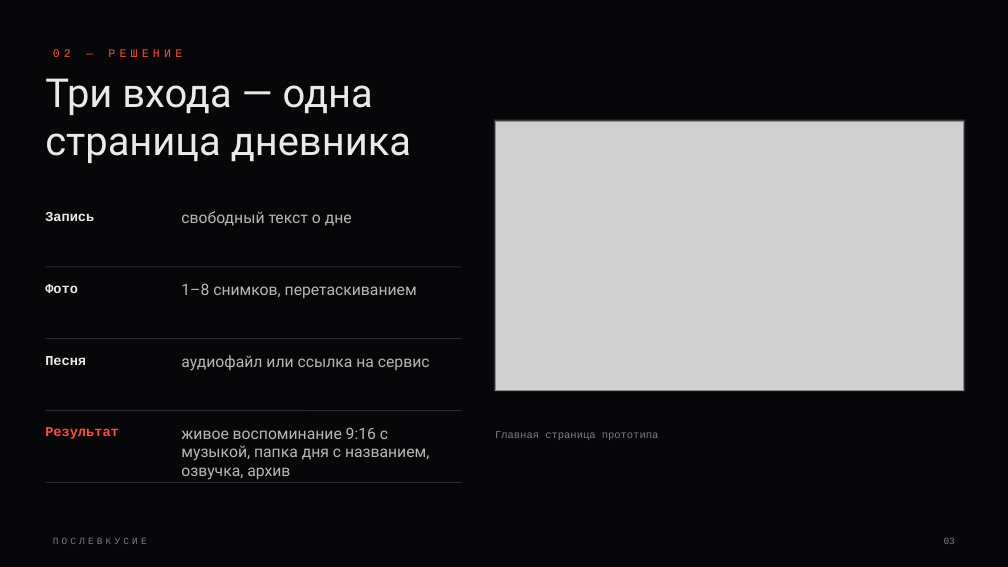
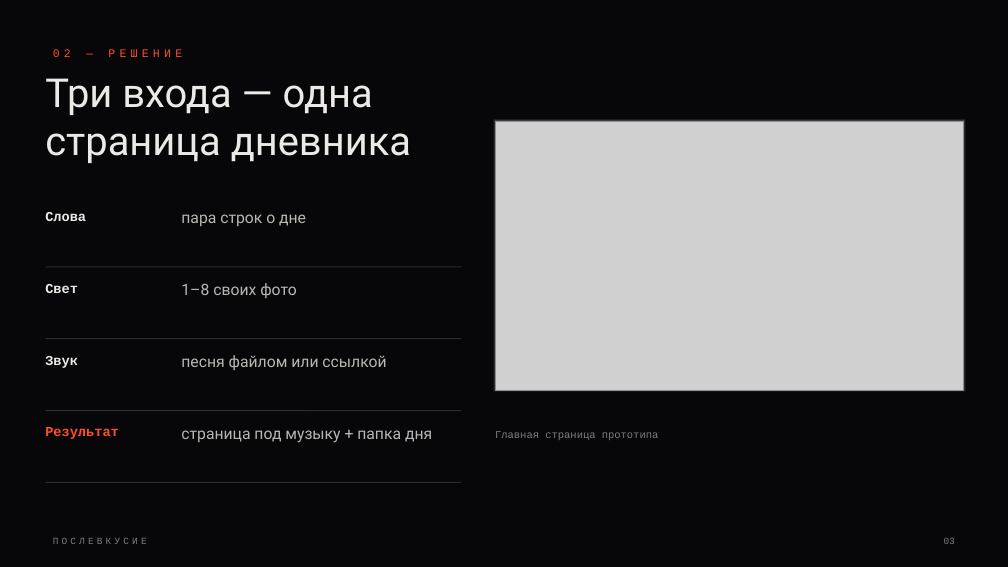
Before and after one commit to asylbeksofiev-pixel/poslevkusie, a slide deck: slide 3 of docs/presentation/Послевкусие — презентация.pptx. Drawn at 1008x567 pixels with LibreOffice and Linux fonts; fonts in the diff are those of the drawing; grey boxes stand for pictures. Boxes give left, top, right and bottom in pixels: in the first picture for what was removed or moved away, otherwise in the second. Text is boxed around its words. In the diff, an @@ line names an element or a change of style, - is before the commit and + after.

Commit message:
Надёжность и полировка: библиотеки без CDN, чёткий рендер и любые пропорции фото, звук в видео для ссылок, стабильная главная, запись дня в 3 шага, визуальная «Система», лёгкая страница дня, короче тексты

```diff
--- a/docs/presentation/Послевкусие — презентация.pptx
+++ b/docs/presentation/Послевкусие — презентация.pptx
@@ text at box(45, 212, 86, 221): text changed @@
-Запись
+Слова
@@ text at box(181, 214, 306, 226): text changed @@
-свободный текст о дне
+пара строк о дне
@@ text at box(45, 284, 78, 293): text changed @@
-Фото
+Свет
@@ text at box(181, 283, 296, 298): text changed @@
-1–8 снимков, перетаскиванием
+1–8 своих фото
@@ text at box(45, 356, 78, 368): text changed @@
-Песня
+Звук
@@ text at box(181, 355, 386, 370): text changed @@
-аудиофайл или ссылка на сервис
+песня файлом или ссылкой
@@ text at box(181, 430, 432, 443): text changed @@
-живое воспоминание 9:16 с музыкой, папка дня с названием, озвучка, архив
+страница под музыку + папка дня
```
Also in this commit, not shown: 13 other slides changed, 1 slide added, 1 slide removed, 20 other files.
